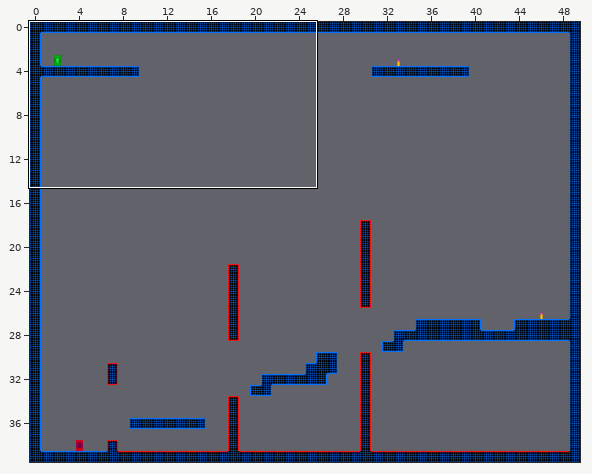
Level history. Tiled map: Game/data/maps/main/Level2.tmx. The picture above shows the old version from afar; the outline marks the close-up.
Close-up. Old version:
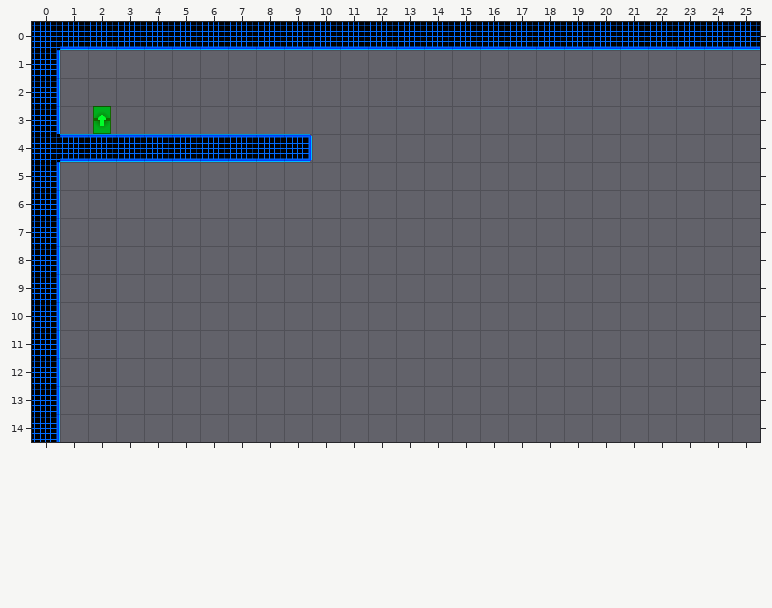
Cells are 32x32 px. Shown: x 0..25, y 0..14. The commit also changed other parts of the map, which this record leaves out.
Now the later version:
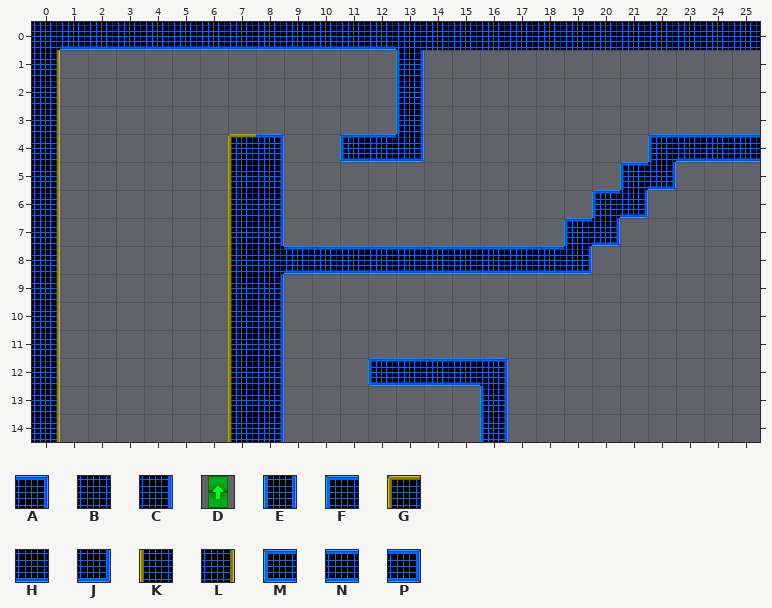
Key: from "TestTile": A 6, B 14, C 15, D 16, E 18, F 19, G 20, H 27, J 32, K 55, L 57, M 81, N 82, P 83.
_ is an empty cell, . an unchanged one.
From old to new:
--- layer "Livello tile 1"
@@ x 0..25 @@
- 0 .............HHHHHHHHHHHHH
- 1 C............_............
- 2 C............_............
- 3 C.D.........._............
- 4 BNNNNNNNNP.___........____
- 5 C......__............__...
- 6 C......__...........__....
- 7 C......__..........__.....
- 8 C......_____________......
- 9 C......__.................
-10 C......__.................
-11 C......__.................
-12 C......__..._____.........
-13 C......__......._.........
-14 C......__......._.........
+ 0 .............BBBBBBBBBBBBB
+ 1 L............E............
+ 2 L............E............
+ 3 L._..........E............
+ 4 L______GA_.MNJ........FNNN
+ 5 L......KC............FJ...
+ 6 L......KC...........FJ....
+ 7 L......KC..........FJ.....
+ 8 L......KBNNNNNNNNNNJ......
+ 9 L......KC.................
+10 L......KC.................
+11 L......KC.................
+12 L......KC...MNNNA.........
+13 L......KC.......E.........
+14 L......KC.......E.........
